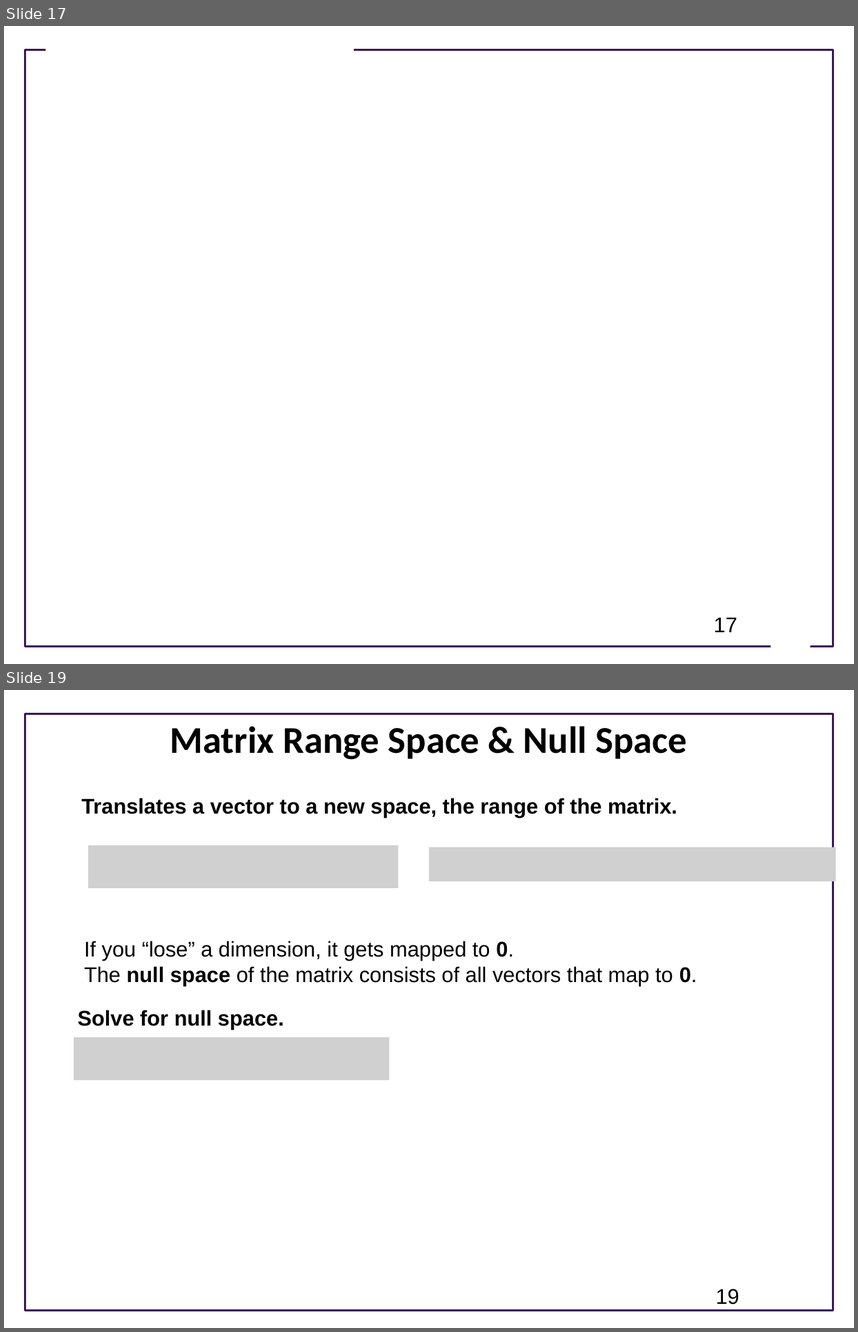
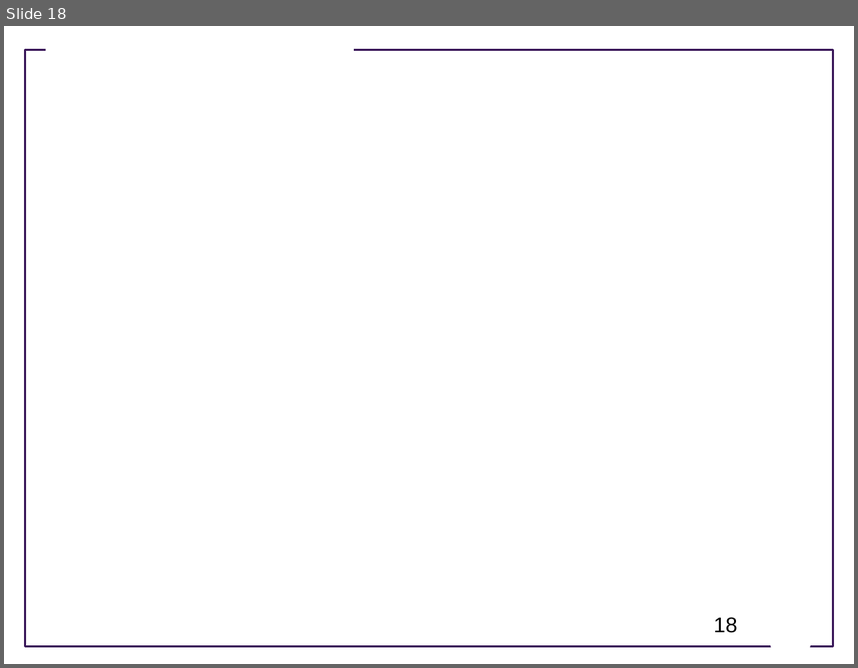
Before and after one commit to joseph-hellerstein/advanced-controls-lectures, a slide deck: Lecture_4-Geometric-Linear-Algebra/Geometric-Linear-Algebra.pptx. Shown one above the other, each under a label of ours: slides 17 and 19 before the commit, slide 18 after it; the slides between them are not shown. The pictures are 858x1332 and 858x668 pixels, drawn with LibreOffice and Linux fonts; fonts in the diff are those of the drawing; grey boxes stand for pictures; background and template pictures are left out. Boxes give left, top, right and bottom in pixels: in the first picture for what was removed or moved away, otherwise in the second. Text is boxed around its words. In the diff, an @@ line names an element or a change of style, - is before the commit and + after.

```diff
--- a/Lecture_4-Geometric-Linear-Algebra/Geometric-Linear-Algebra.pptx
+++ b/Lecture_4-Geometric-Linear-Algebra/Geometric-Linear-Algebra.pptx
@@ slide 19 removed at [4, 690, 854, 1328], background #FFFFFF; not listed: 1 template element that a slide beside it also shows @@
@@ title removed at [170, 726, 687, 760] @@
-Matrix Range Space & Null Space
@@ text removed at [81, 798, 677, 817] @@
-Translates a vector to a new space, the range of the matrix.
@@ picture removed at [88, 845, 399, 888] @@
@@ picture removed at [429, 847, 836, 881] @@
@@ text removed at [84, 940, 697, 986] @@
-If you “lose” a dimension, it gets mapped to 0.
-The null space of the matrix consists of all vectors that map to 0.
@@ text removed at [78, 1009, 284, 1029] @@
-Solve for null space.
@@ picture removed at [74, 1037, 389, 1080] @@
@@ page number removed at [716, 1288, 740, 1304] @@
-19
@@ what was slide 17 is now slide 18 @@
@@ page number at [714, 617, 737, 633]: text changed @@
-17
+18
```
Also in this commit, not shown: 8 slides changed, 3 slides added, 8 other slides removed.
